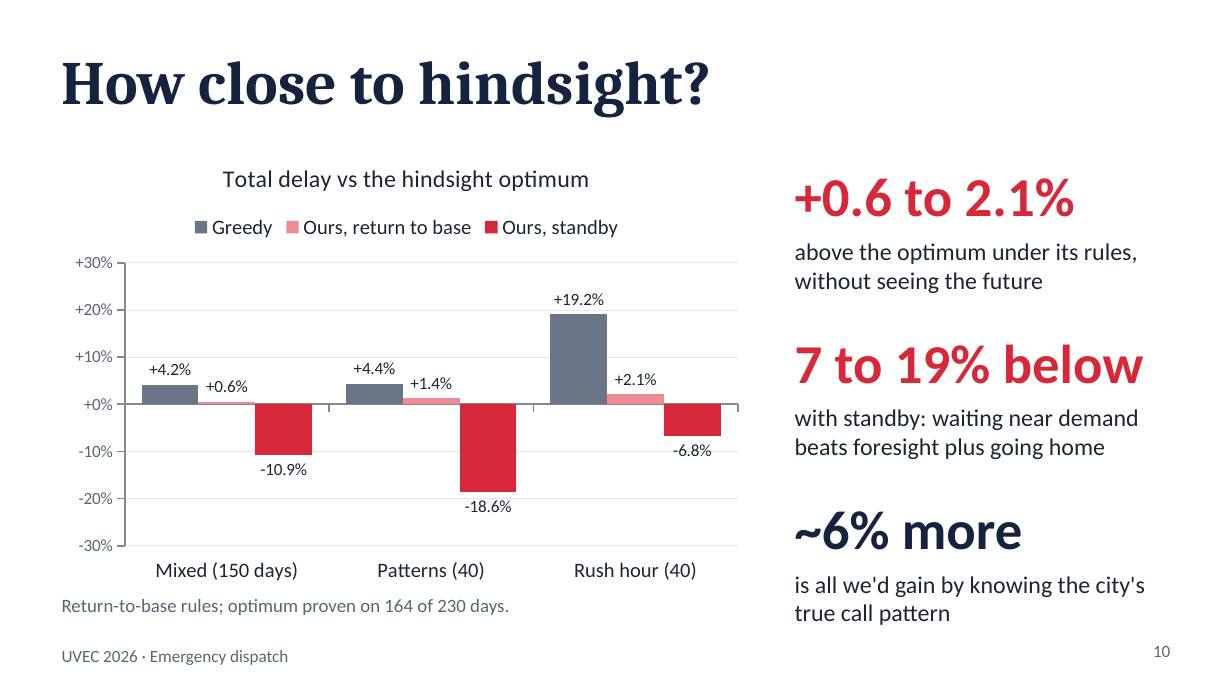
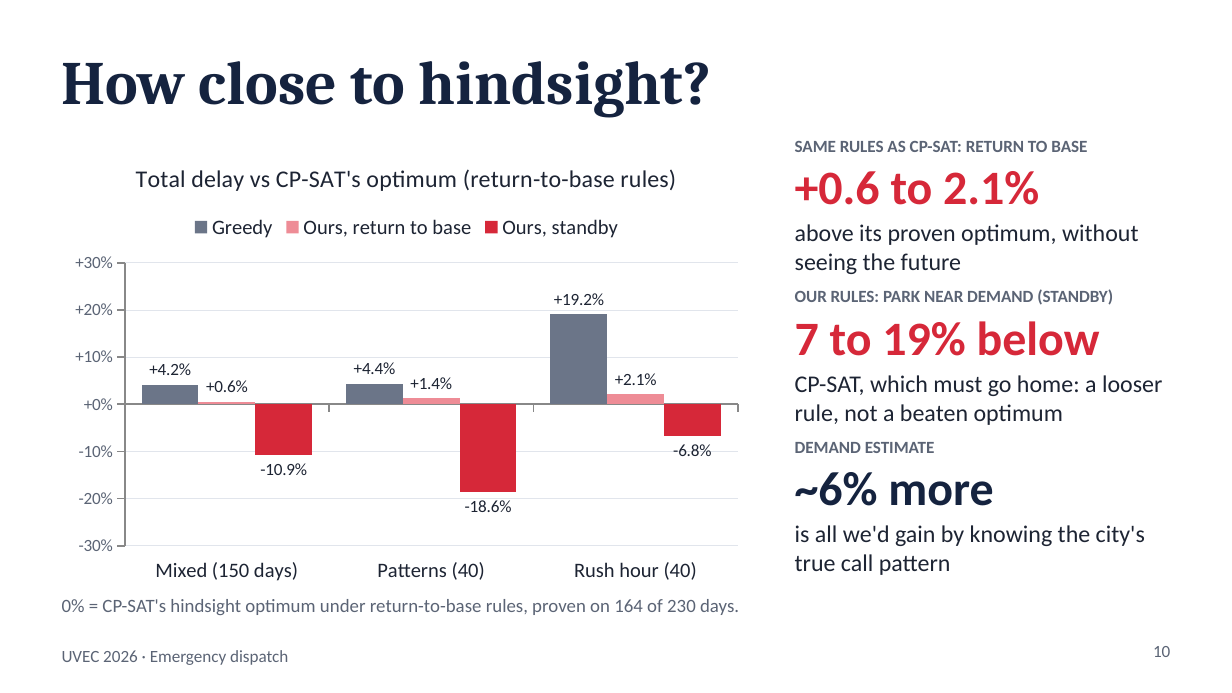
Before and after one commit to isaak1294/uvec-2026-real-for-real, a slide deck: slide 10 of uvec-dispatch.pptx. Drawn at 1232x693 pixels with LibreOffice and Linux fonts; fonts in the diff are those of the drawing. Boxes give left, top, right and bottom in pixels: in the first picture for what was removed or moved away, otherwise in the second. Text is boxed around its words. In the diff, an @@ line names an element or a change of style, - is before the commit and + after.

```diff
--- a/uvec-dispatch.pptx
+++ b/uvec-dispatch.pptx
@@ column chart at [62, 142, 752, 591] @@
@@ title "Total delay vs the hindsight optimum" to "Total delay vs CP-SAT's optimum (return-to-base rules)" @@
@@ text added at [795, 141, 1087, 152], 10 pt, text #5B6475, bold @@
+SAME RULES AS CP-SAT: RETURN TO BASE
@@ text at [795, 224, 1139, 274]: text changed @@
-above the optimum under its rules, without seeing the future
+above its proven optimum, without seeing the future
@@ text added at [795, 289, 1113, 305], 10 pt, text #5B6475, bold @@
+OUR RULES: PARK NEAR DEMAND (STANDBY)
@@ text "7 to 19% below": place and size @@
-text "7 to 19% below" at [795, 344, 1144, 384]
+text "7 to 19% below" at [795, 321, 1100, 356]
@@ text at [795, 375, 1162, 425]: text changed @@
-with standby: waiting near demand beats foresight plus going home
+CP-SAT, which must go home: a looser rule, not a beaten optimum
@@ text added at [795, 442, 935, 453], 10 pt, text #5B6475, bold @@
+DEMAND ESTIMATE
@@ size 32 to 28 pt in 3 elements at [795, 171, 1039, 205], [795, 321, 1100, 356], [795, 472, 993, 506] @@
@@ text "~6% more": place and size @@
-text "~6% more" at [795, 511, 1022, 550]
+text "~6% more" at [795, 472, 993, 506]
@@ text "is all we'd gain by ...": place and size @@
-text "is all we'd gain by ..." at [795, 576, 1145, 625]
+text "is all we'd gain by ..." at [795, 525, 1145, 575]
@@ text at [62, 599, 739, 615]: text changed @@
-Return-to-base rules; optimum proven on 164 of 230 days.
+0% = CP-SAT's hindsight optimum under return-to-base rules, proven on 164 of 230 days.
```
Also in this commit, not shown: 2 other slides changed.
